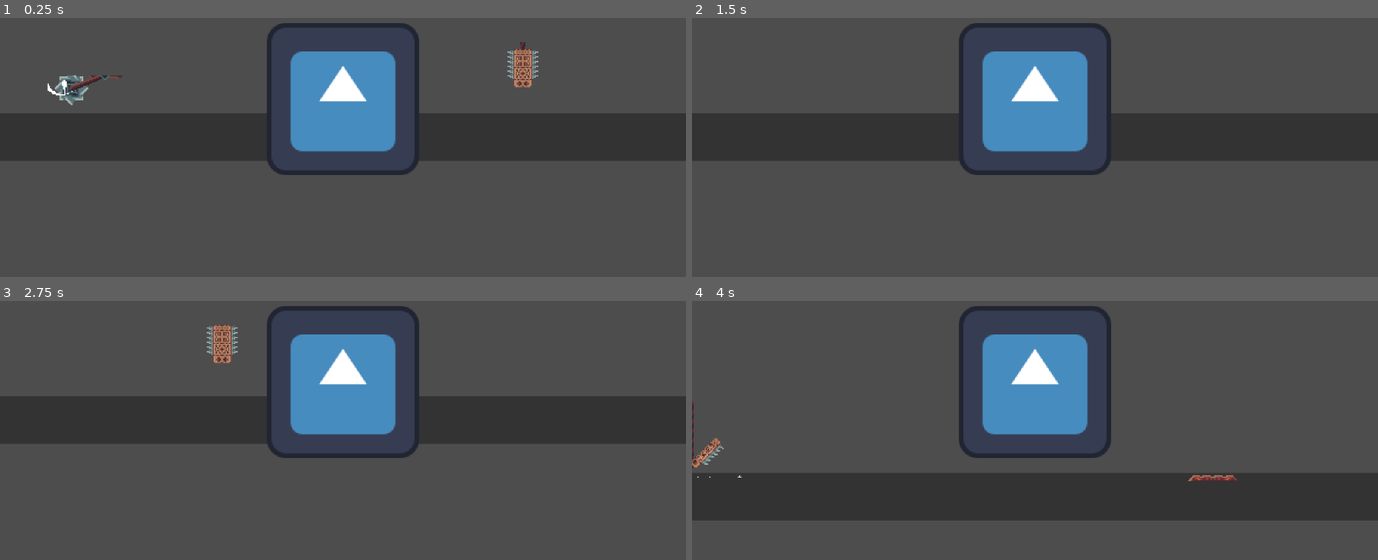
Above: before the commit, frames 1-4 (two rows, left to right).
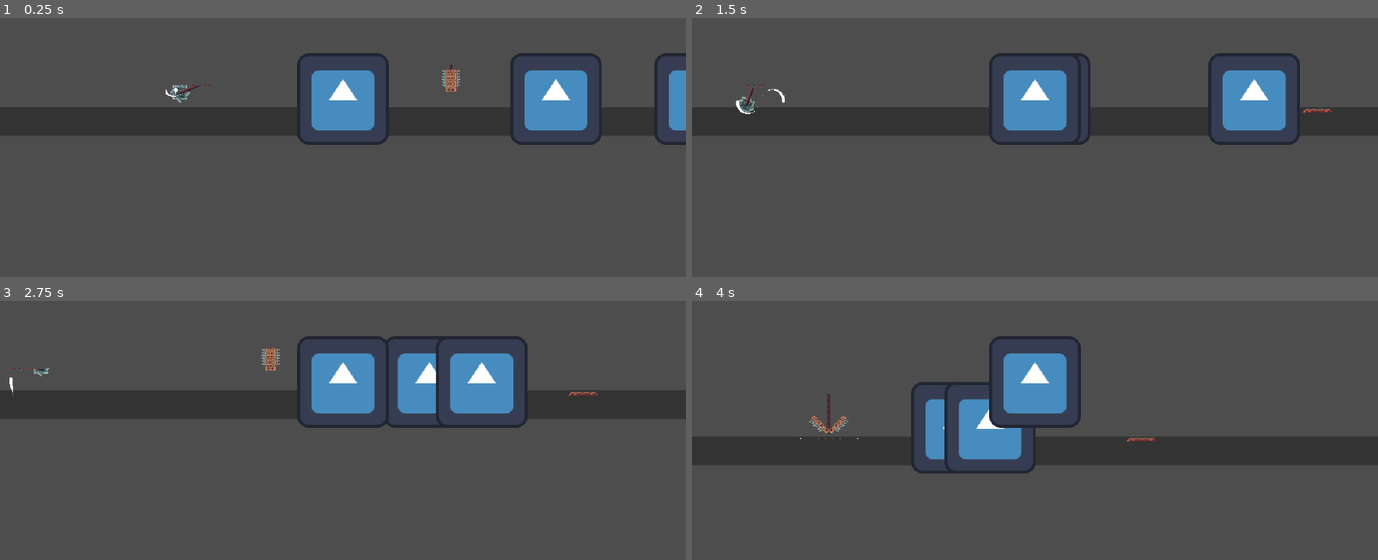
Above: after the commit, the same moments.

Repository: LakshyaChahar/CrimsonClaw
Game: Godot game, scene res://Scenes/Levels/dummy_level.tscn
The game is run twice, just before and just after one commit, with the same random seed, the same clock (stepped at 60 frames per second) and the same inputs. The engine's default icon, where the game draws it, is replaced by a stand-in: a white triangle on a blue panel in a dark square.
Inputs (mouse positions are in pixels of both pictures, inside the frame that each line leads up to):
- Up to frame 1 (0.25 s): no input
- Up to frame 2 (1.5 s): tap Enter (ui_accept) at 0.5 s; move the mouse to (1185, 80) at 0.52 s; hold D (move_right) from 0.53 s (still down); tap Shift (dash) at 0.6 s; tap Space (jump) at 0.77 s; move the mouse to (897, 119) at 1.27 s; click (897, 119) at 1.35 s
- Up to frame 3 (2.75 s): tap Space (jump) at 1.52 s; tap Shift (dash) at 1.55, 2.1 s; move the mouse to (outside the picture) at 2.02 s; release D (move_right) at 2.03 s; hold A (move_left) from 2.03 s (still down)
- Up to frame 4 (4 s): move the mouse to (1000, 458) at 2.77 s; release A (move_left) at 2.78 s; hold D (move_right) from 2.78 s (still down); tap Shift (dash) at 2.85, 3.8 s; tap Space (jump) at 3.02, 3.77 s; move the mouse to (1240, 440) at 3.52 s; click (1240, 440) at 3.6 s

The runs differ from the first frame. In frame 1, 20% of the frame differs, in the area x 0-100%, y 1-61%; in frame 2, 18%; in frame 3, 19%; in frame 4, 35%, in the area x 0-100%, y 1-85%.

Commit message:
modified ghoul enemy

Diff:
--- a/Scenes/Entities/Enemy/enemy.tscn
+++ b/Scenes/Entities/Enemy/enemy.tscn
@@ -62,7 +62,6 @@
 shape = SubResource("CapsuleShape2D_1")
 
 [node name="AnimatedSprite2D" type="AnimatedSprite2D" parent="." unique_id=264250259]
-visible = false
 sprite_frames = SubResource("SpriteFrames_1")
 animation = &"idle"
 
--- a/Scenes/Levels/dummy_level.tscn
+++ b/Scenes/Levels/dummy_level.tscn
@@ -27,7 +27,7 @@
 position = Vector2(0, 50)
 
 [node name="Camera2D" type="Camera2D" parent="Player" unique_id=1090073344]
-zoom = Vector2(2, 2)
+zoom = Vector2(1.2, 1.2)
 
 [node name="Enemy" parent="." unique_id=238807970 instance=ExtResource("2_enemy")]
 position = Vector2(300, 50)
@@ -36,7 +36,8 @@
 position = Vector2(500, 50)
 
 [node name="Stalkerghoul" parent="." instance=ExtResource("6_stalker_ghoul")]
-position = Vector2(-400, 50)
+position = Vector2(-350, -250)
+reveal_range = 350.0
 
 [node name="Traps" type="Node2D" parent="." unique_id=2132875128]
 
--- a/Scripts/Entities/Enemy/States/enemy_ambush_state.gd
+++ b/Scripts/Entities/Enemy/States/enemy_ambush_state.gd
@@ -20,13 +20,17 @@
 	# Determine direction to player and face them
 	var enemy = character as Enemy
 	if enemy and enemy.target:
-		var dir_to_player = sign(enemy.target.global_position.x - enemy.global_position.x)
+		var diff = enemy.target.global_position - enemy.global_position
+		var dir_to_player = sign(diff.x)
 		if dir_to_player != 0:
 			character.input_direction.x = dir_to_player
 			character.update_facing_direction()
 
-	# Apply lunge/dash velocity towards player
-	character.velocity.x = character.facing_direction * lunge_speed
+		# Set 2D velocity towards target
+		character.velocity = diff.normalized() * lunge_speed
+	else:
+		# Fallback to horizontal lunge
+		character.velocity = Vector2(character.facing_direction * lunge_speed, 0.0)
 
 	hitbox = character.find_child("Hitbox")
 	if hitbox:
@@ -59,10 +63,13 @@
 
 func physics_update(delta: float) -> void:
 	timer += delta
-	character.apply_gravity(delta)
 
-	# Gradually slow down the lunge velocity
-	character.velocity.x = move_toward(character.velocity.x, 0.0, character.friction * delta)
+	# Apply gravity only after the active lunge phase is complete
+	if timer >= hitbox_disable_time:
+		character.apply_gravity(delta)
+
+	# Gradually slow down the lunge velocity in all directions
+	character.velocity = character.velocity.move_toward(Vector2.ZERO, character.friction * delta)
 	character.move_and_slide()
 
 	if hitbox_shape:
--- a/Scripts/Entities/Enemy/States/enemy_idle_state.gd
+++ b/Scripts/Entities/Enemy/States/enemy_idle_state.gd
@@ -7,11 +7,14 @@
 		character.animation_manager.play_anim("idle", 0)
 
 func physics_update(delta: float) -> void:
-	character.apply_gravity(delta)
-	character.apply_horizontal_movement(delta, 0.0, character.acceleration, character.friction)
-	character.move_and_slide()
+	var enemy = character as Enemy
+	var is_stealth_hidden = enemy and enemy.is_stealth and not enemy.is_revealed
 
-	var enemy = character as Enemy
+	if not is_stealth_hidden:
+		character.apply_gravity(delta)
+		character.apply_horizontal_movement(delta, 0.0, character.acceleration, character.friction)
+		character.move_and_slide()
+
 	if enemy and enemy.target:
 		if enemy.is_stealth and not enemy.is_revealed:
 			return
